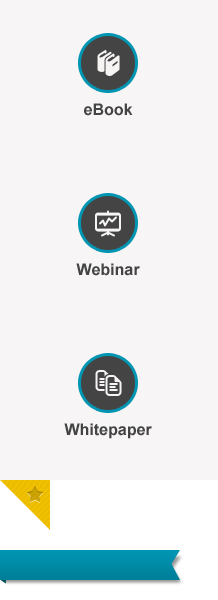
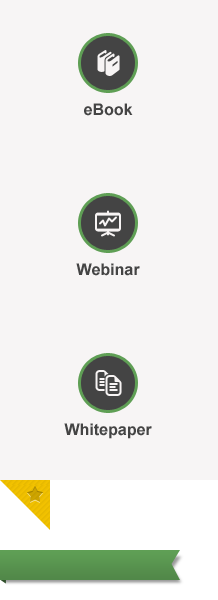
The second 218x600 image is a revision of the first. Changes to its layers:
painted on "ribbon" (2nd of 3, in "faixa" › "ribbon") over bbox(0, 550, 180, 580)
painted on "ribbon" (3rd of 3, in "faixa" › "ribbon") over bbox(0, 579, 6, 584)
